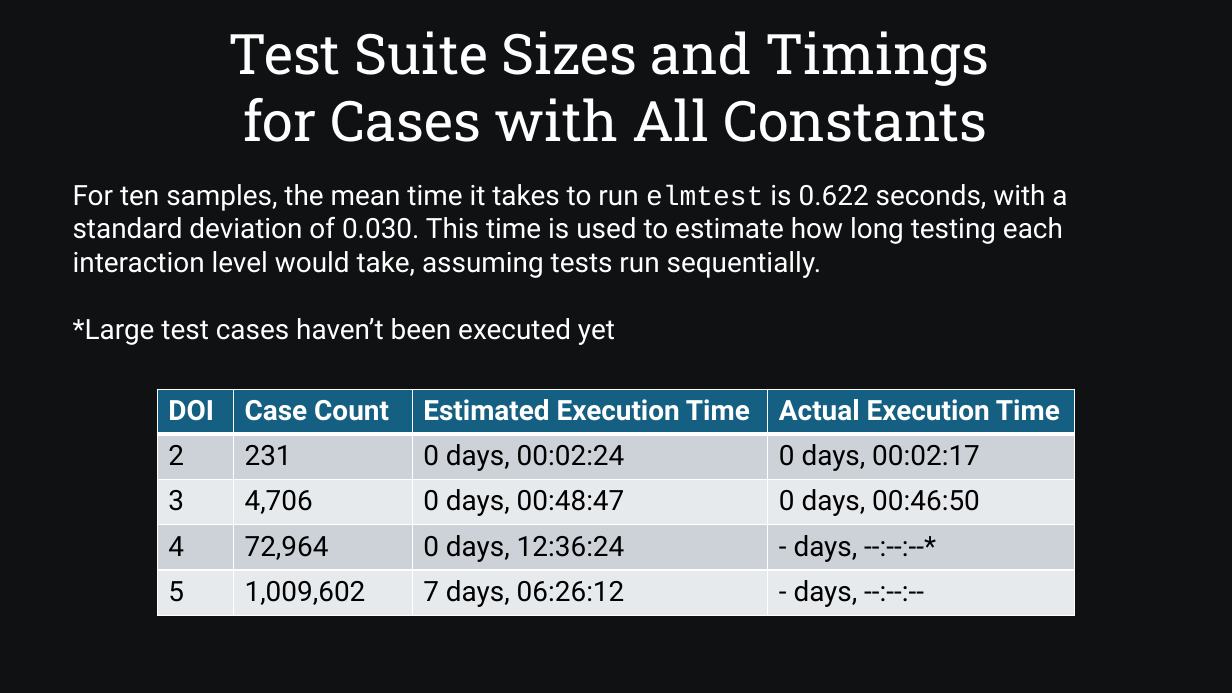
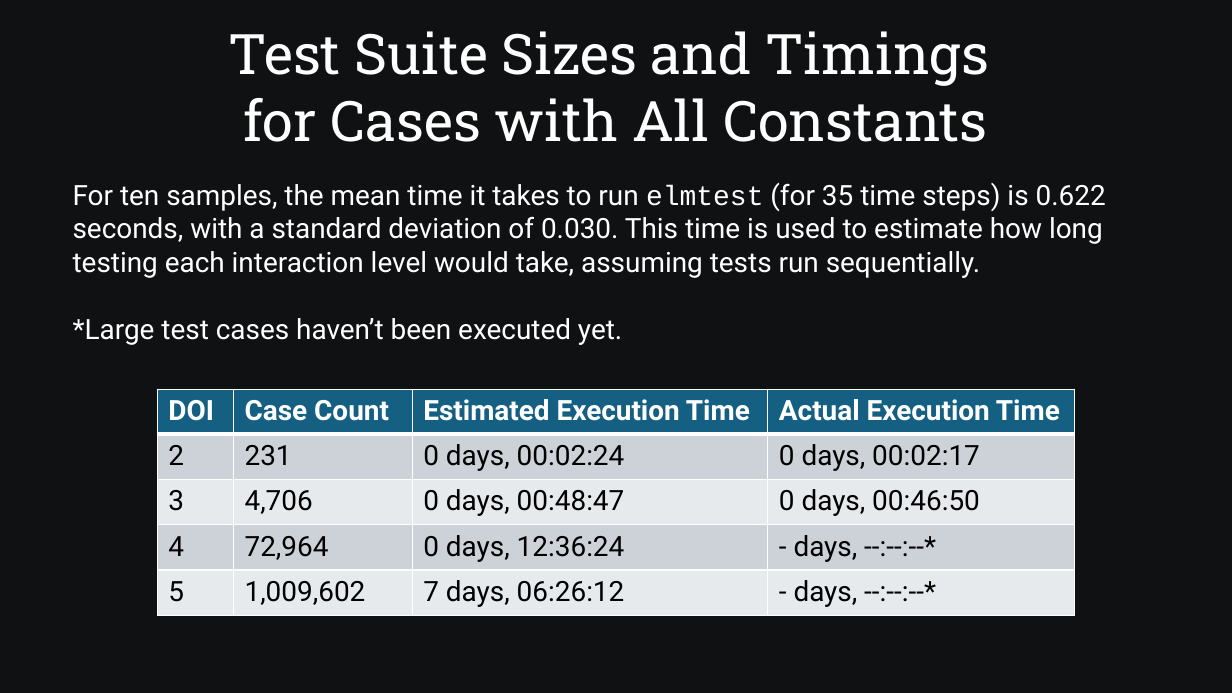
Before and after one commit to SamAllen06/lake_temp_work, a slide deck: slide 33 of documentation/for_collaborators/AnalysisOverview.pptx (slide 30 before the commit). Drawn at 1232x693 pixels with LibreOffice and Linux fonts; fonts in the diff are those of the drawing. Boxes give left, top, right and bottom in pixels: in the first picture for what was removed or moved away, otherwise in the second. Text is boxed around its words. In the diff, an @@ line names an element or a change of style, - is before the commit and + after.

```diff
--- a/documentation/for_collaborators/AnalysisOverview.pptx
+++ b/documentation/for_collaborators/AnalysisOverview.pptx
@@ text at bbox=[73, 183, 1106, 345]: text changed @@
-For ten samples, the mean time it takes to run elmtest is 0.622 seconds, with a standard deviation of 0.030. This time is used to estimate how long testing each interaction level would take, assuming tests run sequentially.
-*Large test cases haven’t been executed yet
+For ten samples, the mean time it takes to run elmtest (for 35 time steps) is 0.622 seconds, with a standard deviation of 0.030. This time is used to estimate how long testing each interaction level would take, assuming tests run sequentially.
+*Large test cases haven’t been executed yet.
@@ table at bbox=[158, 389, 1075, 615] @@
-row 5, column 4: - days, --:--:--
+row 5, column 4: - days, --:--:--*
```
Also in this commit, not shown: 27 other slides changed, 4 slides added, 1 slide removed, 1 other file.
